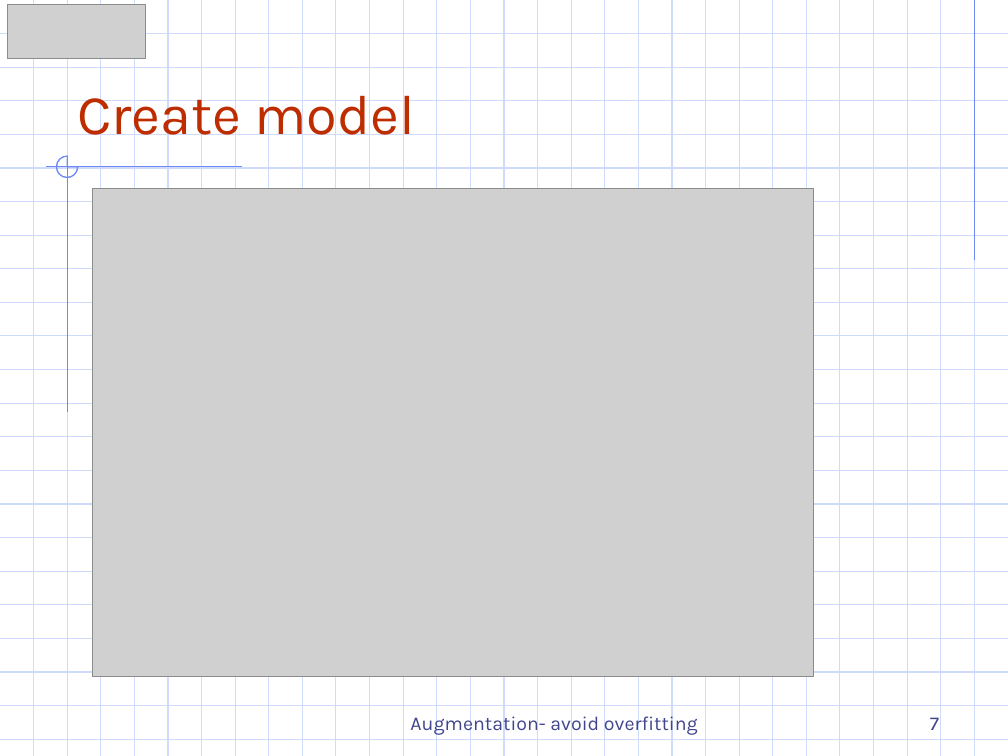
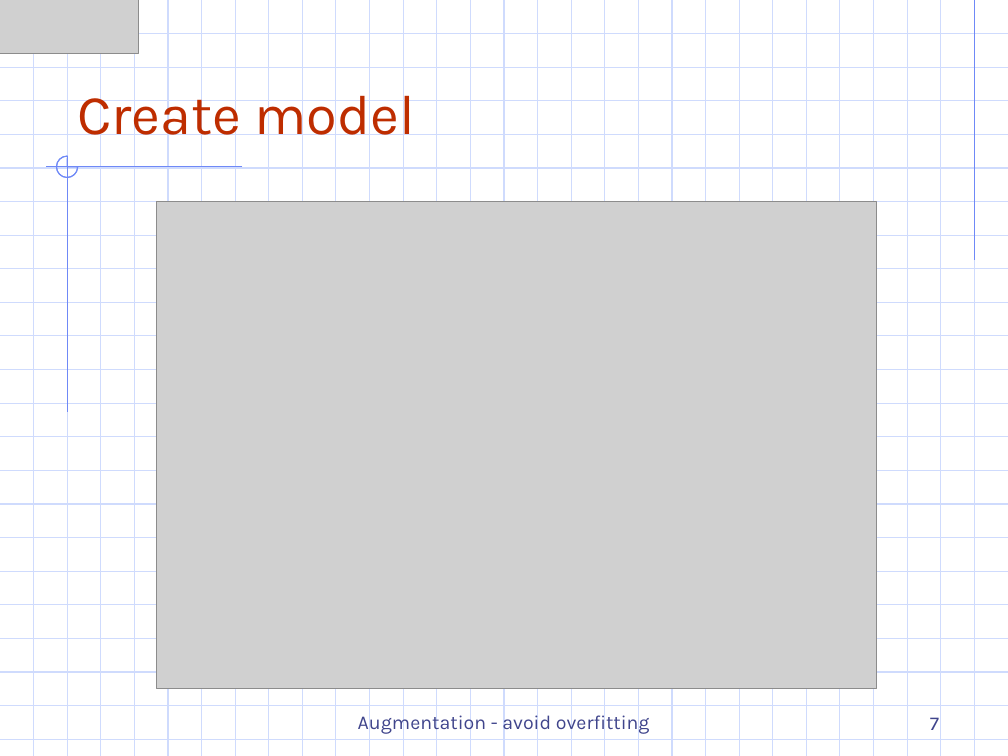
Before and after one commit to DazielNguyen/DAT301m, a slide deck: slide 7 of slide/2.2 Image Augmentation.pptx. Drawn at 1008x756 pixels with LibreOffice and Linux fonts; fonts in the diff are those of the drawing; grey boxes stand for pictures. Boxes give left, top, right and bottom in pixels: in the first picture for what was removed or moved away, otherwise in the second. Text is boxed around its words. In the diff, an @@ line names an element or a change of style, - is before the commit and + after.

```diff
--- a/slide/2.2 Image Augmentation.pptx
+++ b/slide/2.2 Image Augmentation.pptx
@@ picture: place and size @@
-picture at <box>7,5,145,58</box>
+picture at <box>0,0,138,53</box>
@@ picture: place and size @@
-picture at <box>93,188,813,676</box>
+picture at <box>156,201,877,688</box>
@@ text at <box>358,711,650,735</box>: spaces changed @@
-Augmentation- avoid overfitting
+Augmentation - avoid overfitting
```
Also in this commit, not shown: 3 other slides changed, 14 other files.
